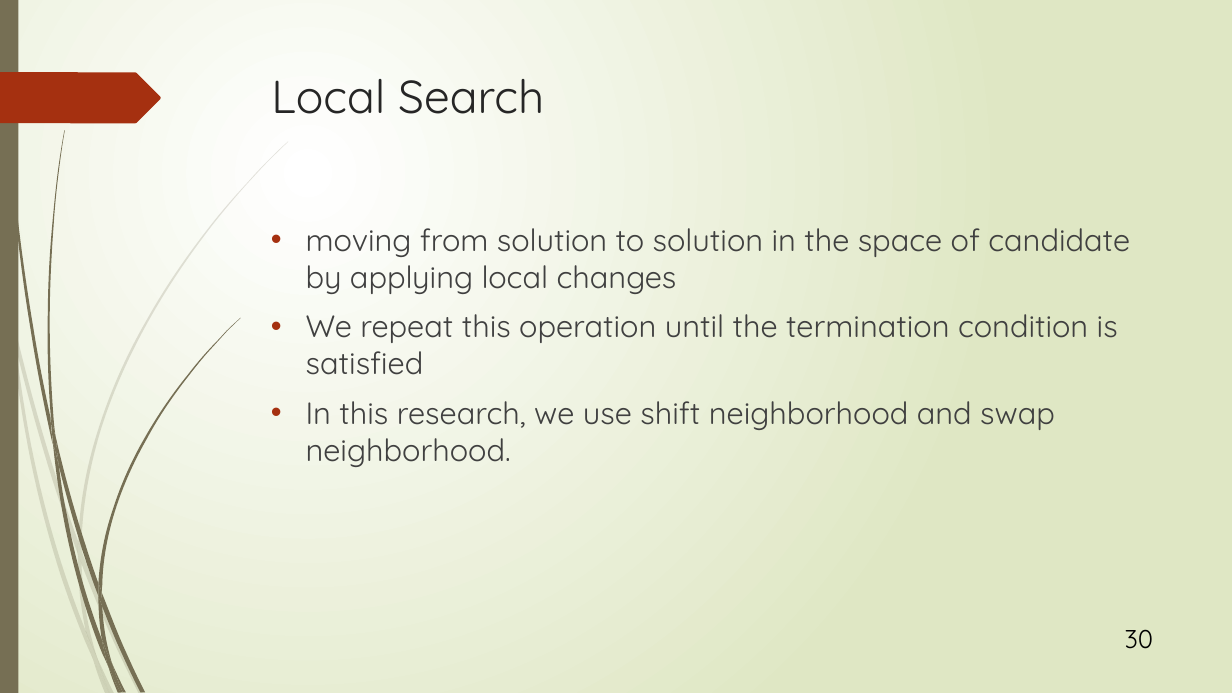
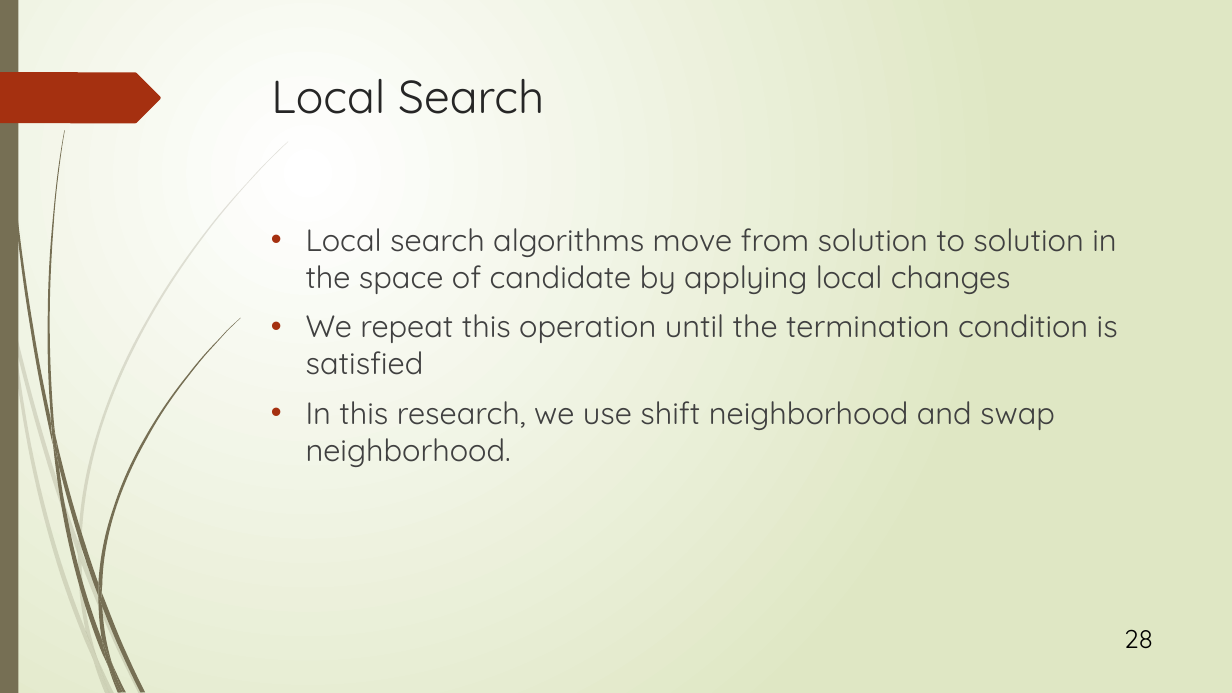
Before and after one commit to r-kurosu/kline_new, a slide deck: slide 28 of 竹田.pptx (slide 30 before the commit). Drawn at 1232x693 pixels with LibreOffice and Linux fonts; fonts in the diff are those of the drawing. Boxes give left, top, right and bottom in pixels: in the first picture for what was removed or moved away, otherwise in the second. Text is boxed around its words. In the diff, an @@ line names an element or a change of style, - is before the commit and + after.

```diff
--- a/竹田.pptx
+++ b/竹田.pptx
@@ text at [306,228,1116,294]: text changed @@
-• moving from solution to solution in the space of candidate by applying local changes
+• Local search algorithms move from solution to solution in the space of candidate by applying local changes
@@ page number at [1124,629,1153,648]: text changed @@
-30
+28
```
Also in this commit, not shown: 26 other slides changed.
